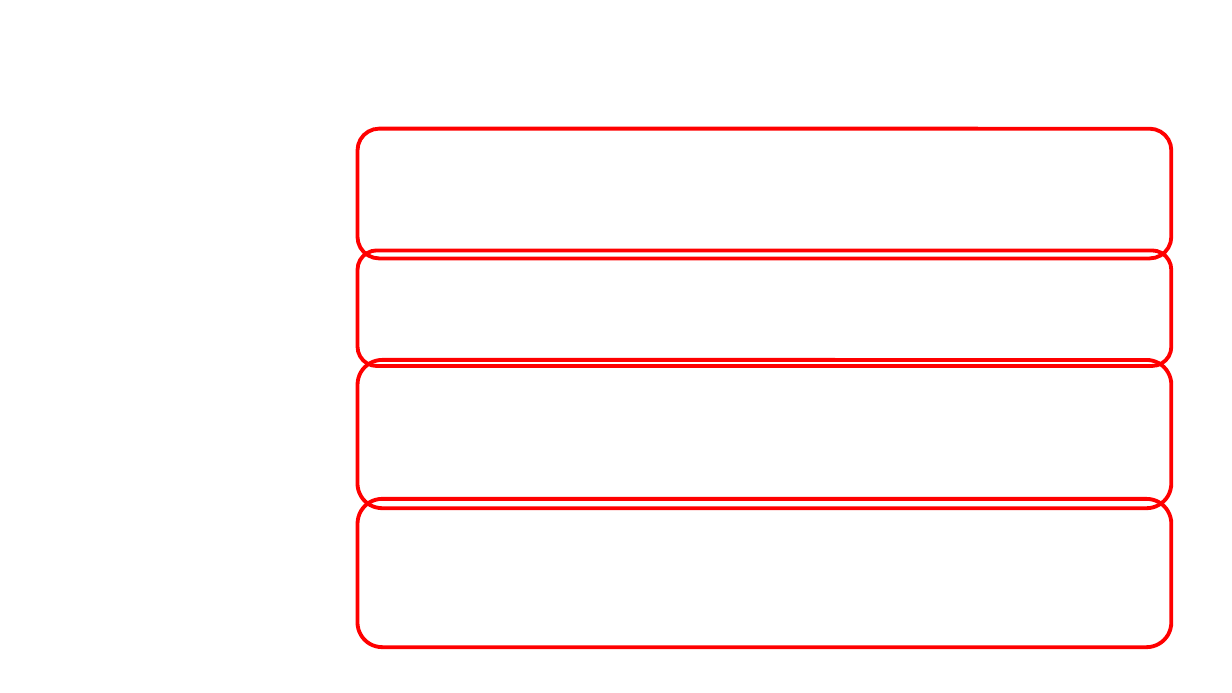
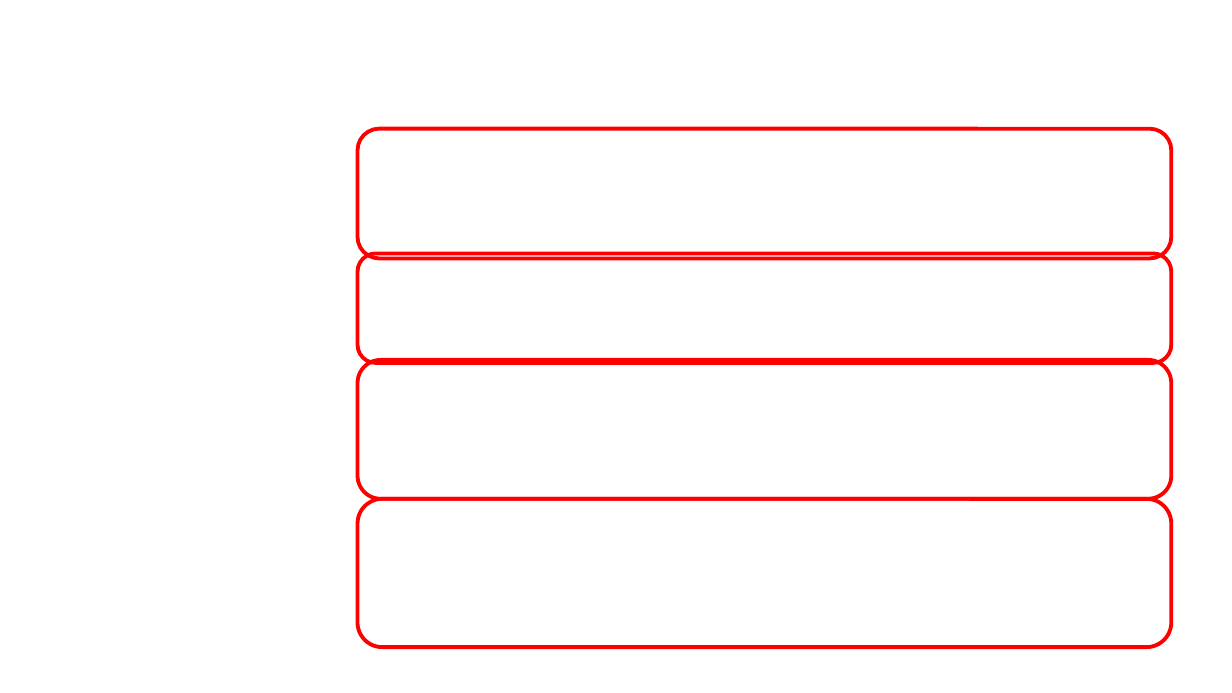
Before and after one commit to sreeram514/AIML_Project, a slide deck: slide 24 of AIML - Cohort1 - Life Expectancy.pptx (slide 23 before the commit). Drawn at 1232x693 pixels with LibreOffice and Linux fonts; fonts in the diff are those of the drawing; background and template pictures are left out. Boxes give left, top, right and bottom in pixels: in the first picture for what was removed or moved away, otherwise in the second. Text is boxed around its words. In the diff, an @@ line names an element or a change of style, - is before the commit and + after.

```diff
--- a/AIML - Cohort1 - Life Expectancy.pptx
+++ b/AIML - Cohort1 - Life Expectancy.pptx
@@ rounded rectangle: place and size @@
-rounded rectangle at box(357, 250, 1172, 366)
+rounded rectangle at box(357, 254, 1172, 363)
@@ rounded rectangle: place and size @@
-rounded rectangle at box(357, 360, 1172, 508)
+rounded rectangle at box(357, 360, 1172, 499)
```
Also in this commit, not shown: 6 other slides changed, 2 slides added, 1 slide removed, 3 other files.
